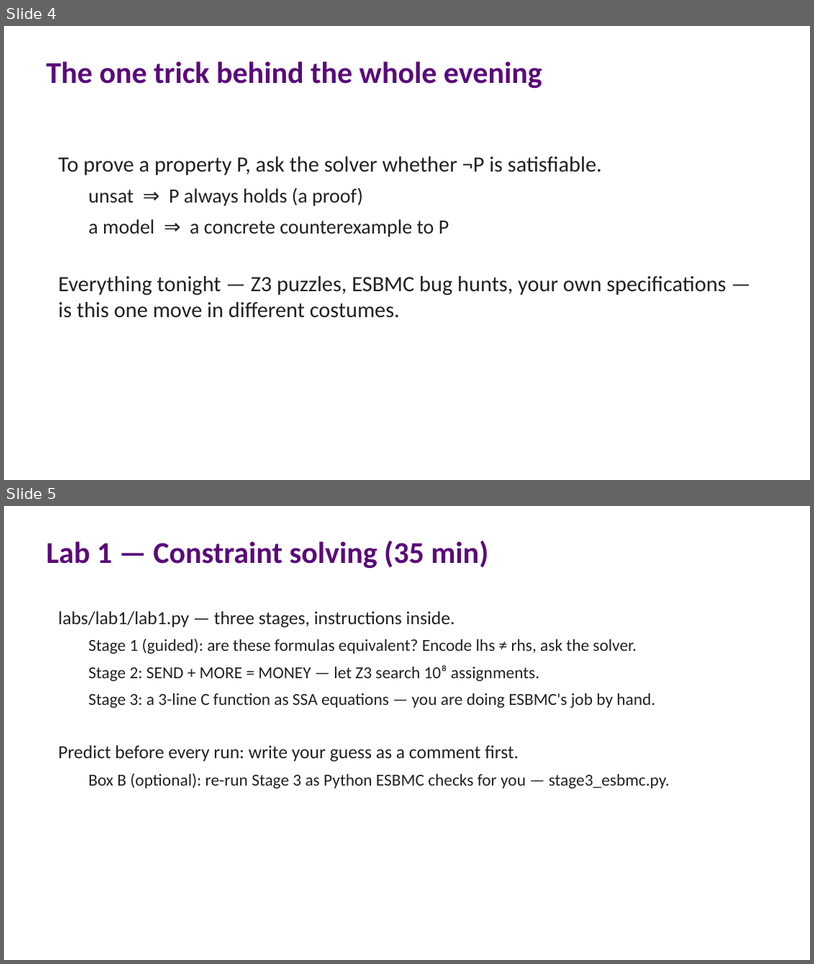
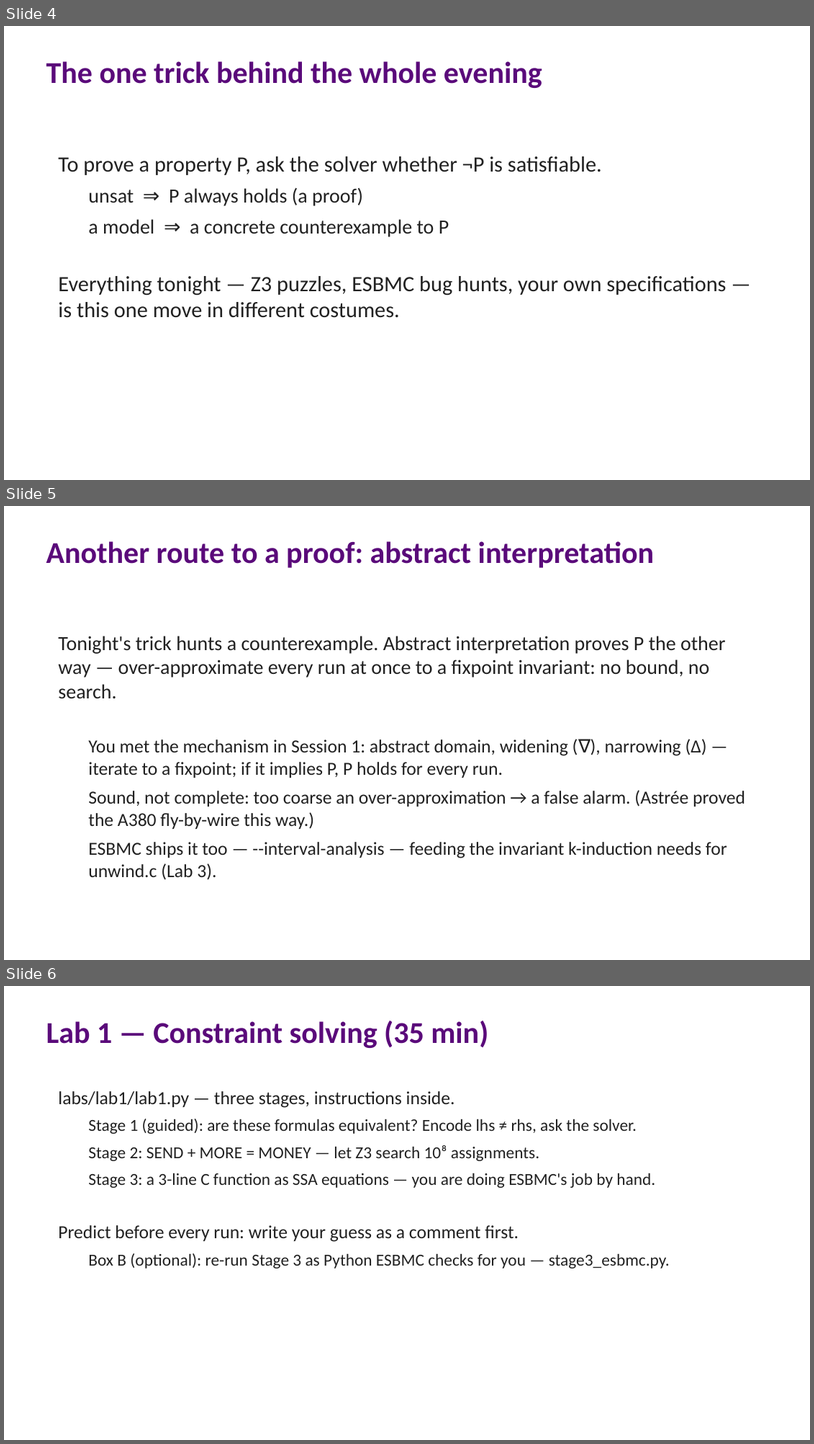
Before and after one commit to lucasccordeiro/unifei, a slide deck: slides/session2/01-session2-hands-on.pptx. Shown one above the other, each under a label of ours: slides 4 and 5 before the commit, slides 4, 5 and 6 after it. The pictures are 814x964 and 814x1444 pixels, drawn with LibreOffice and Linux fonts; fonts in the diff are those of the drawing. Boxes give left, top, right and bottom in pixels: in the first picture for what was removed or moved away, otherwise in the second. Text is boxed around its words. In the diff, an @@ line names an element or a change of style, - is before the commit and + after.

Commit message:
Move abstract-interpretation fundamentals into Session 1; lean recap in Session 2
Add two slides to Session 1 after the BMC pipeline — the
over-approximate-to-a-fixpoint idea on a worked interval loop, and abstract
domain / widening / narrowing — placed before the Astrée case study.
Session 2 keeps a single framing slide that recaps the mechanism and ties
it to Lab 3 k-induction.

```diff
--- a/slides/session2/01-session2-hands-on.pptx
+++ b/slides/session2/01-session2-hands-on.pptx
@@ slide 5 added at (4, 506, 810, 960), background #FFFFFF @@
@@ text added at (46, 541, 654, 568), 36 pt, text #5A0A7A, bold @@
+Another route to a proof: abstract interpretation
@@ text added at (58, 636, 746, 880), 22 pt, text #212121 @@
+Tonight's trick hunts a counterexample. Abstract interpretation proves P the other way — over-approximate every run at once to a fixpoint invariant: no bound, no search.
+  You met the mechanism in Session 1: abstract domain, widening (∇), narrowing (Δ) — iterate to a fixpoint; if it implies P, P holds for every run.
+  Sound, not complete: too coarse an over-approximation → a false alarm. (Astrée proved the A380 fly-by-wire this way.)
+  ESBMC ships it too — --interval-analysis — feeding the invariant k-induction needs for unwind.c (Lab 3).
@@ what was slide 5 is now slide 6 @@
```
Also in this commit, not shown: 5 other files.
